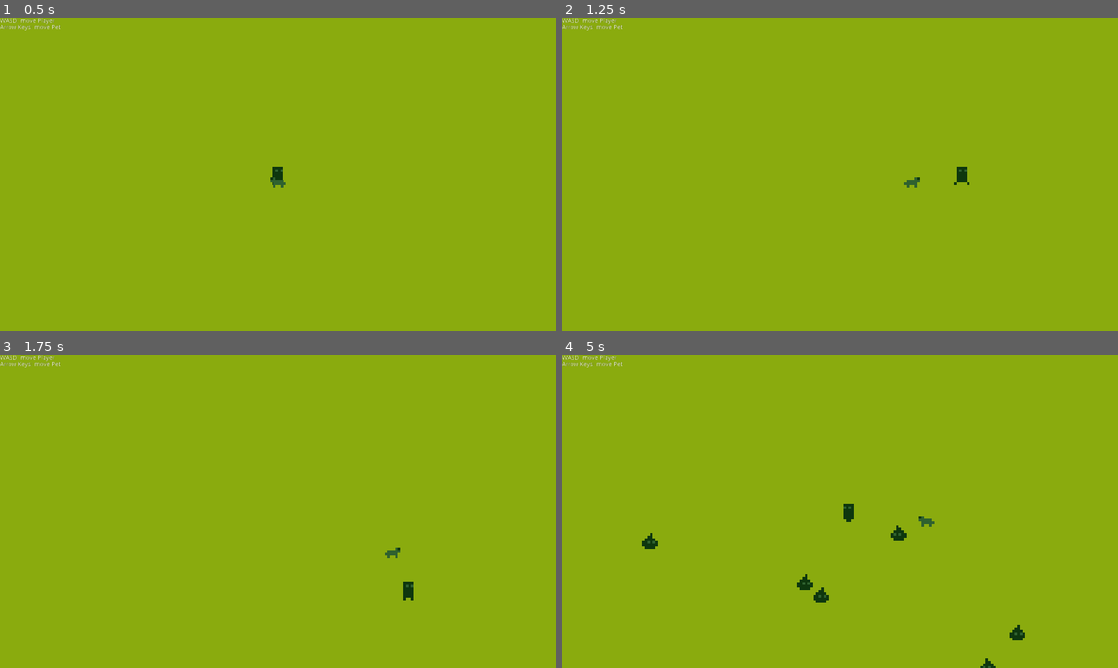
Above: before the commit, frames 1-4 (two rows, left to right).
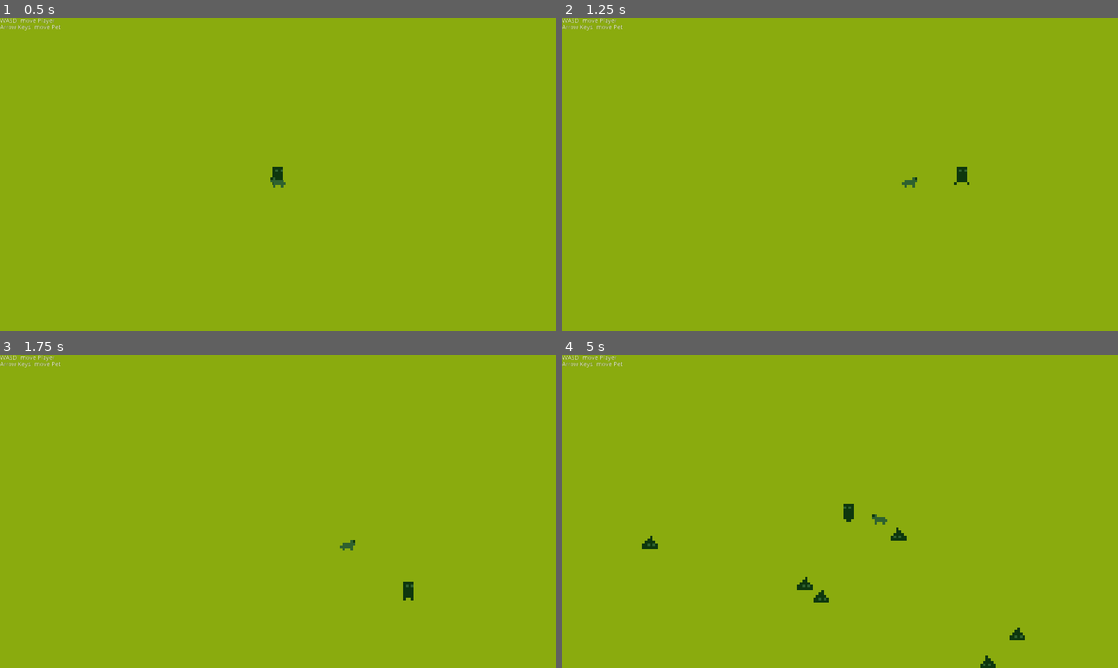
Above: after the commit, the same moments.

Repository: nyrrrr/breakingpoint-gd
Game: Godot game, scene res://Scenes/Main.tscn
Two runs of this game, one before a commit and one after it. Both use one fixed random seed, a clock stepped at 60 frames per second and the inputs below.
Inputs:
- Up to frame 1 (0.5 s): no input
- Up to frame 2 (1.25 s): tap Enter at 0.5 s; hold D (move_right) from 0.53 s (still down)
- Up to frame 3 (1.75 s): release D (move_right) at 1.28 s; hold S (move_down) from 1.28 s (still down)
- Up to frame 4 (5 s): release S (move_down) at 2.03 s; hold D (move_right) 2.03-2.78 s; hold W (move_up) 2.78-3.53 s; hold A (move_left) from 3.53 s (still down)

Frame 1 is identical in both runs. In frame 2, less than 0.1% of the frame differs, in the area x 61-65%, y 50-55%; in frame 3, 0.1%; in frame 4, 0.4%, in the area x 14-84%, y 50-100%.

Commit message:
collision fixes

Diff:
--- a/Scenes/Enemy.tscn
+++ b/Scenes/Enemy.tscn
@@ -19,8 +19,8 @@
 "speed": 8.0
 } ]
 
-[sub_resource type="RectangleShape2D" id=4]
-extents = Vector2( 12, 12 )
+[sub_resource type="CircleShape2D" id=4]
+radius = 15.0333
 
 [node name="Enemy" type="RigidBody2D"]
 collision_layer = 2
@@ -31,19 +31,15 @@
 contacts_reported = 1
 contact_monitor = true
 script = ExtResource( 1 )
-__meta__ = {
-"_edit_group_": true
-}
 
 [node name="AnimatedSprite" type="AnimatedSprite" parent="."]
 scale = Vector2( 6, 6 )
 frames = SubResource( 3 )
 animation = "walk"
-frame = 1
 playing = true
 
 [node name="CollisionShape2D" type="CollisionShape2D" parent="."]
-position = Vector2( 0, 12 )
+position = Vector2( 0, 9 )
 shape = SubResource( 4 )
 
 [node name="VisibilityNotifier2D" type="VisibilityNotifier2D" parent="."]
--- a/Scenes/Main.tscn
+++ b/Scenes/Main.tscn
@@ -48,6 +48,18 @@
 text = "WASD: move Player
 Arrow Keys: move Pet"
 
+[node name="BlackScreen" type="ColorRect" parent="."]
+visible = false
+margin_right = 1280.0
+margin_bottom = 720.0
+color = Color( 0.0588235, 0.219608, 0.0588235, 1 )
+
+[node name="ScoreTimer" type="Timer" parent="."]
+
 [connection signal="dead" from="Player" to="." method="game_over"]
+[connection signal="hit" from="Player" to="." method="_on_Player_hit"]
 [connection signal="timeout" from="EnemyTimer" to="." method="_on_EnemyTimer_timeout"]
 [connection signal="timeout" from="StartTimer" to="." method="_on_StartTimer_timeout"]
+[connection signal="score_up" from="Pet" to="." method="_on_Pet_score_up"]
+[connection signal="resized" from="BlackScreen" to="." method="_on_BlackScreen_resized"]
+[connection signal="timeout" from="ScoreTimer" to="." method="_on_ScoreTimer_timeout"]
--- a/Scenes/Pet.tscn
+++ b/Scenes/Pet.tscn
@@ -20,12 +20,12 @@
 } ]
 
 [sub_resource type="RectangleShape2D" id=5]
-extents = Vector2( 15, 6 )
+extents = Vector2( 15, 9 )
 
 [node name="Pet" type="KinematicBody2D"]
 position = Vector2( 0, -12 )
 collision_layer = 4
-collision_mask = 0
+collision_mask = 2
 script = ExtResource( 2 )
 
 [node name="AnimatedSprite" type="AnimatedSprite" parent="."]
@@ -34,5 +34,5 @@
 animation = "walk"
 
 [node name="CollisionShape2D" type="CollisionShape2D" parent="."]
-position = Vector2( -3, 12 )
+position = Vector2( -3, 9 )
 shape = SubResource( 5 )
--- a/Scripts/Enemy.gd
+++ b/Scripts/Enemy.gd
@@ -2,9 +2,9 @@
 
 class_name Enemy
 
-var health = 2
-var animated_sprite
-var damage = 1
+var health: int = 2
+var animated_sprite: AnimatedSprite
+var damage: int = 1
 
 func _ready():
 	$AnimatedSprite.playing = true
@@ -19,6 +19,13 @@
 func _on_VisibilityNotifier2D_screen_exited():
 	queue_free()
 
-
 func _on_Enemy_body_entered(body):
 	damage = 0
+	if body is Pet:
+		health -= body.damage
+		body.is_returning = true
+		emit_signal("score_up")
+		$CollisionShape2D.set_deferred("disabled", true)
+		yield(get_tree().create_timer(0.1), "timeout")
+		if is_instance_valid(self):
+			$CollisionShape2D.disabled = false
--- a/Scripts/Main.gd
+++ b/Scripts/Main.gd
@@ -1,6 +1,7 @@
 extends Node
 
 export(PackedScene) var enemy_scene
+var score: int
 
 func _ready():
 	randomize()
@@ -8,6 +9,7 @@
 
 func game_over():
 	$EnemyTimer.stop()
+	$ScoreTimer.stop()
 	$Pet.hide()
 	$Pet/CollisionShape2D.disabled = true
 
@@ -15,6 +17,7 @@
 	$Player.start($StartPosition.position)
 	$Pet.start($Player/PetReturnPosition.global_position)
 	$StartTimer.start()
+	score = 0
 
 func _on_EnemyTimer_timeout():
 	var spawn_location = get_node("EnemyPath/EnemySpawnLocation")
@@ -33,3 +36,18 @@
 
 func _on_StartTimer_timeout():
 	$EnemyTimer.start()
+
+func _on_BlackScreen_resized():
+	$BlackScreen.rect_size = get_parent().get_viewport_rect().size
+
+func _on_Player_hit():
+	$BlackScreen.visible = true
+	yield(get_tree().create_timer(0.05), "timeout")
+	$BlackScreen.visible = false
+
+func _on_ScoreTimer_timeout():
+	score += 1
+
+func _on_Pet_score_up():
+	score += 1
+	print("SCORE UP")
--- a/Scripts/Pet.gd
+++ b/Scripts/Pet.gd
@@ -1,6 +1,8 @@
 extends KinematicBody2D
 
 class_name Pet
+
+signal score_up
 
 export var speed: int = 600
 export var acceleration: int = 18500
@@ -14,6 +16,7 @@
 var velocity: Vector2
 var distance_to_player: float
 var distance_passed: float
+var collision: KinematicCollision2D = null
 
 var is_returning: bool
 var player
@@ -26,7 +29,8 @@
 	starting_position = player.position
 	self.position = player.global_position
 
-func _process (delta):
+func _physics_process (delta):
+	collision = null
 	velocity = Vector2.ZERO
 	distance_to_player = (player.global_position - self.global_position).length()
 	if distance_to_player > max_distance:
@@ -54,23 +58,26 @@
 	if distance_passed > max_total_flight_distance:
 		is_returning = true
 #	self.global_position += velocity * delta
-#	self.global_position.x = clamp(self.global_position.x, 0, screen_size.x)
-#	self.global_position.y = clamp(self.global_position.y, 0, screen_size.y)
-	velocity = move_and_slide(velocity)
-	#move_and_collide(velocity * delta)
+#	velocity = move_and_slide(velocity)
+	collision = move_and_collide(velocity * delta)
+	if collision:
+		print("I collided with ", collision.collider.name)
+	self.global_position.x = clamp(self.global_position.x, 0, screen_size.x)
+	self.global_position.y = clamp(self.global_position.y, 0, screen_size.y)
 
-func _on_Fist_body_entered(body):
-	if body is Enemy:
-		body.health -= damage
-		is_returning = true
-		var old_lin_velocity = body.linear_velocity
-		body.linear_velocity = velocity / 100000
-		body.get_node("CollisionShape2D").set_deferred("disabled", true)
-		yield(get_tree().create_timer(1.0), "timeout")
-		if is_instance_valid(body):
-			body.get_node("CollisionShape2D").disabled = false
-			body.linear_velocity = old_lin_velocity
-
+#func _on_Fist_body_entered(body):
+#	if body is Enemy:
+#		body.health -= damage
+#		is_returning = true
+#		emit_signal("score_up")
+#		print("emit")
+#		var old_lin_velocity = body.linear_velocity
+#		body.linear_velocity = velocity / 100000
+#		body.get_node("CollisionShape2D").set_deferred("disabled", true)
+#		yield(get_tree().create_timer(1.0), "timeout")
+#		if is_instance_valid(body):
+#			body.get_node("CollisionShape2D").disabled = false
+#			body.linear_velocity = old_lin_velocity
 
 func start(pos):
 	self.position = pos
--- a/Scripts/Player.gd
+++ b/Scripts/Player.gd
@@ -3,10 +3,11 @@
 class_name Player
 
 signal dead
-export var speed = 400
-var screen_size
-var damage = 2
-var health = 3
+signal hit
+export var speed: int = 400
+var screen_size: Vector2
+var damage: int = 2
+var health: int = 3
 
 # Called when the node enters the scene tree for the first time.
 func _ready():
@@ -46,6 +47,7 @@
 
 func _on_Player_body_entered(body):
 	if body is Enemy:
+		emit_signal("hit")
 		health -= body.damage
 		body.health -= damage
 
